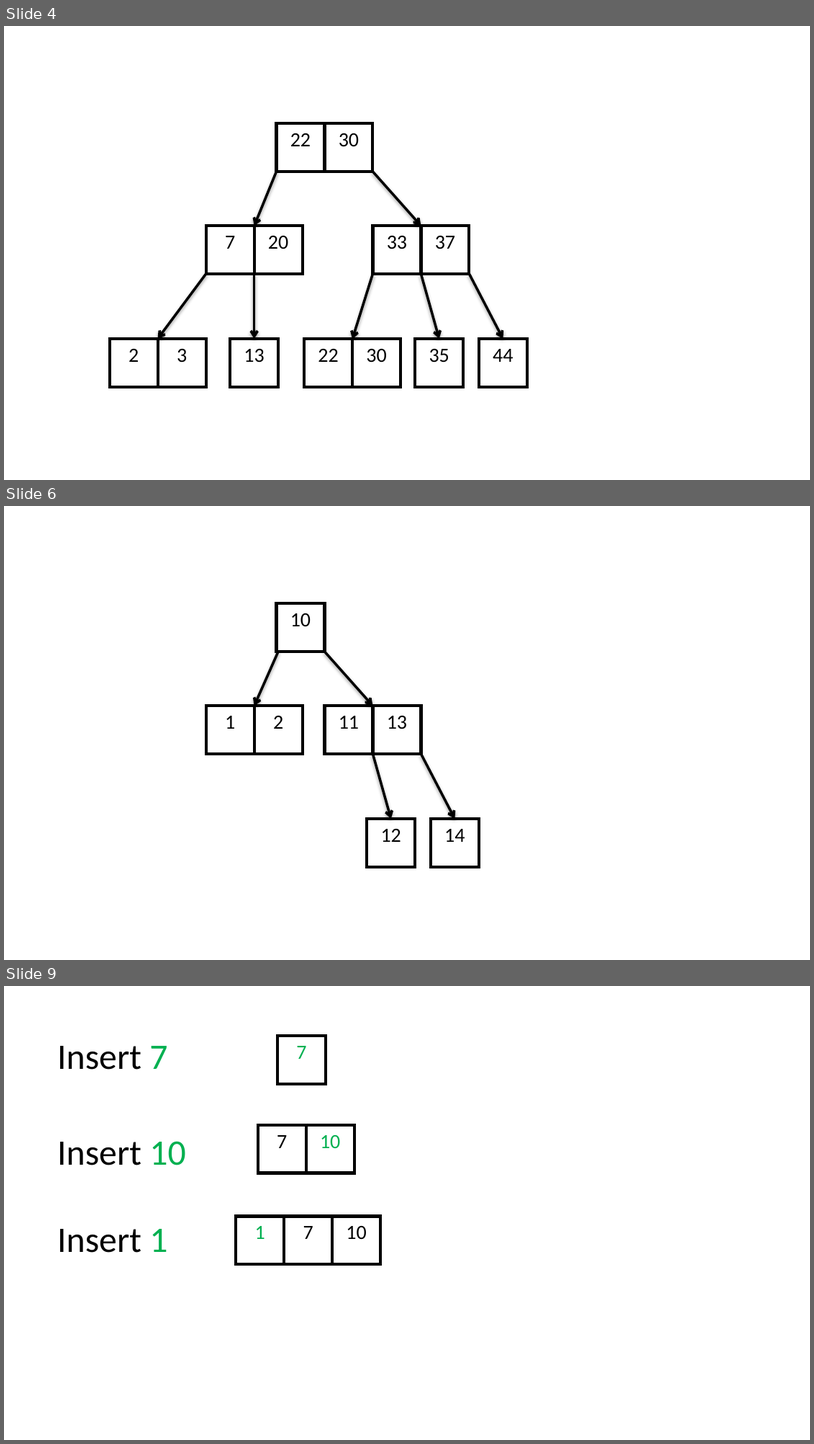
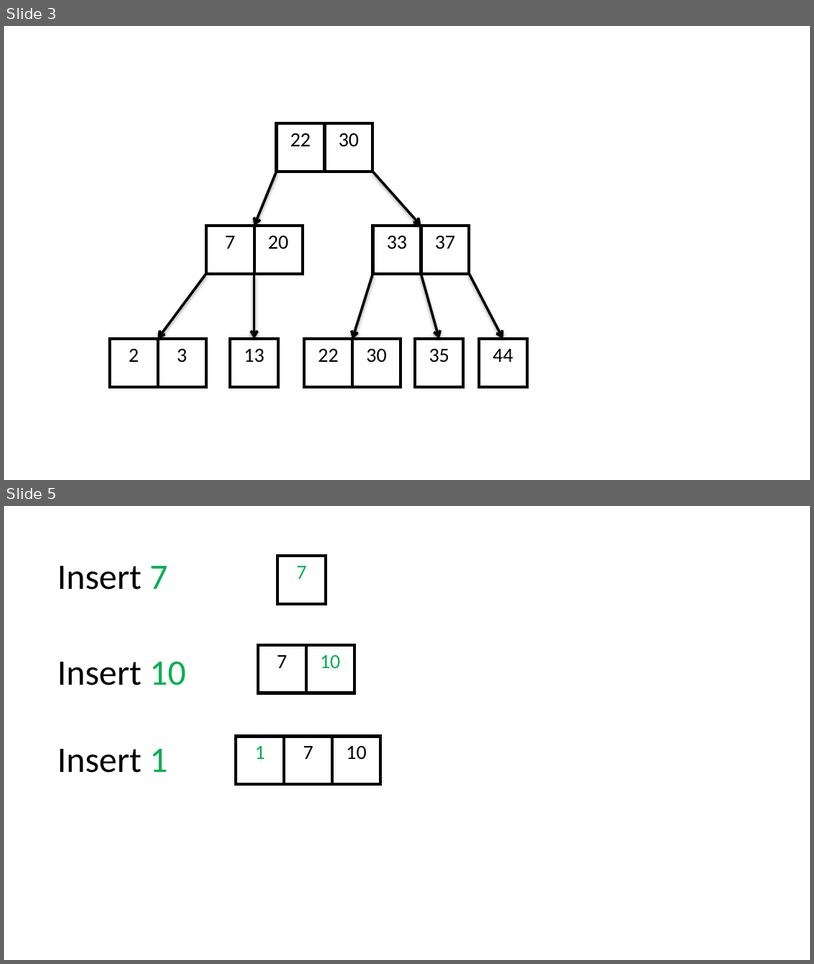
Before and after one commit to niemasd/Data-Structures-Textbook, a slide deck: figures/Chapter 3 - Tree Structures/3.8 - B-Trees.pptx. Shown one above the other, each under a label of ours: slides 4, 6 and 9 before the commit, slides 3 and 5 after it; the slides between them are not shown. The pictures are 814x1444 and 814x964 pixels, drawn with LibreOffice and Linux fonts; fonts in the diff are those of the drawing. Boxes give left, top, right and bottom in pixels: in the first picture for what was removed or moved away, otherwise in the second. Text is boxed around its words. In the diff, an @@ line names an element or a change of style, - is before the commit and + after.

```diff
--- a/figures/Chapter 3 - Tree Structures/3.8 - B-Trees.pptx
+++ b/figures/Chapter 3 - Tree Structures/3.8 - B-Trees.pptx
@@ slide 6 removed at (x1=4, y1=506, x2=810, y2=960), background #FFFFFF @@
@@ table removed at (x1=277, y1=604, x2=325, y2=652), 1 rows, 1 columns @@
-10
@@ arrow removed from (278, 651) to (254, 706) @@
@@ arrow removed from (325, 651) to (373, 706) @@
@@ table removed at (x1=206, y1=706, x2=304, y2=754), 1 rows, 2 columns @@
-1 | 2
@@ table removed at (x1=325, y1=706, x2=422, y2=754), 1 rows, 2 columns @@
-11 | 13
@@ arrow removed from (373, 754) to (391, 818) @@
@@ arrow removed from (421, 754) to (455, 818) @@
@@ table removed at (x1=367, y1=818, x2=415, y2=867), 1 rows, 1 columns @@
-12
@@ table removed at (x1=430, y1=818, x2=479, y2=867), 1 rows, 1 columns @@
-14
@@ what was slide 4 is now slide 3 @@
@@ what was slide 9 is now slide 5 @@
```
Also in this commit, not shown: 4 slides changed, 3 other slides removed, 29 other files.
